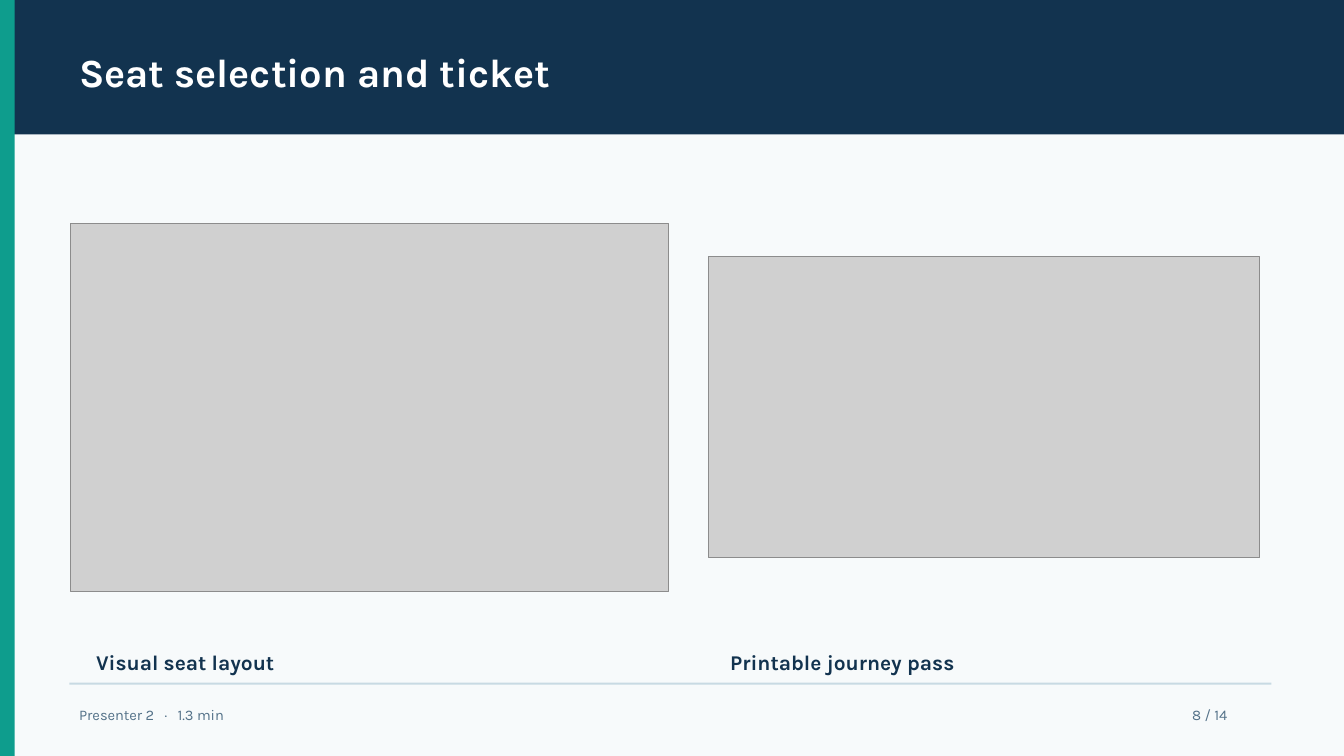
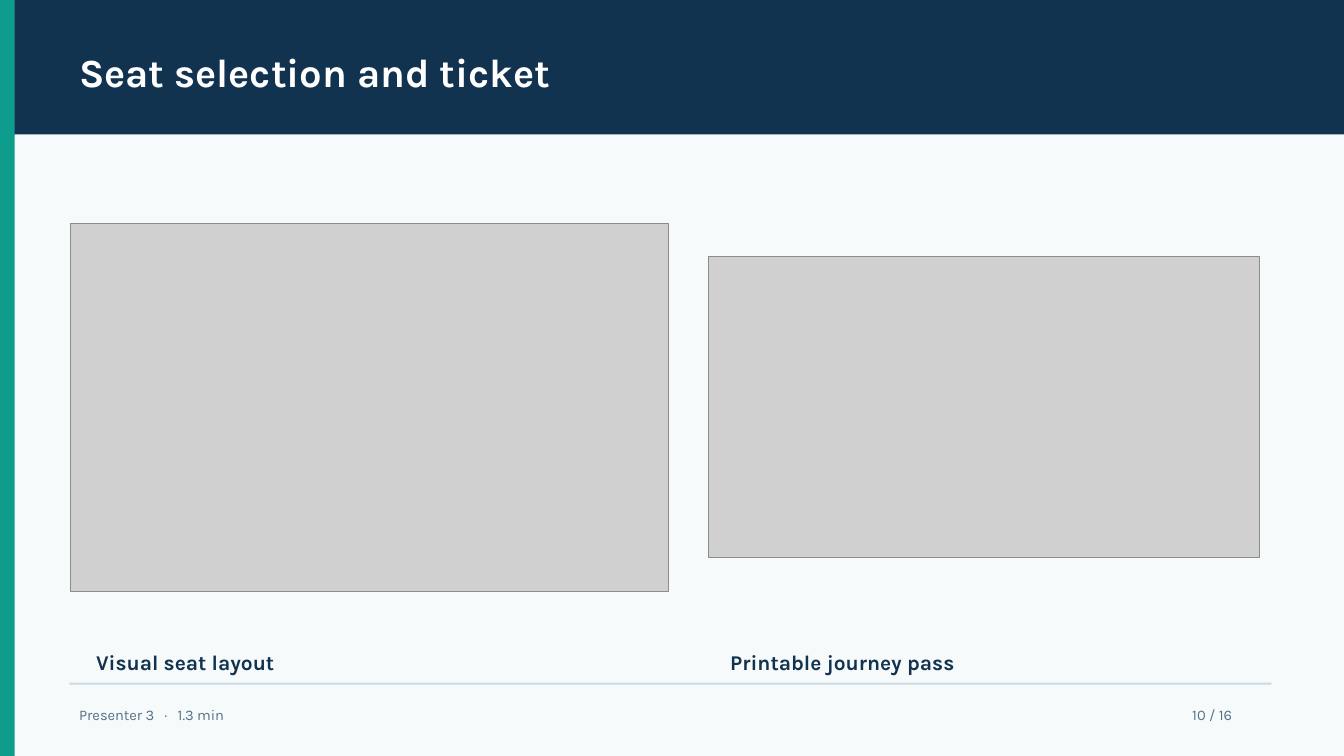
Before and after one commit to karthik-goud227/bus-ticket-booking-system, a slide deck: slide 10 of docs/BusBook_DBMS_Presentation.pptx (slide 8 before the commit). Drawn at 1344x756 pixels with LibreOffice and Linux fonts; fonts in the diff are those of the drawing; grey boxes stand for pictures. Boxes give left, top, right and bottom in pixels: in the first picture for what was removed or moved away, otherwise in the second. Text is boxed around its words. In the diff, an @@ line names an element or a change of style, - is before the commit and + after.

```diff
--- a/docs/BusBook_DBMS_Presentation.pptx
+++ b/docs/BusBook_DBMS_Presentation.pptx
@@ text at bbox=[79, 710, 224, 720]: text changed @@
-Presenter 2 · 1.3 min
+Presenter 3 · 1.3 min
@@ text at bbox=[1192, 710, 1232, 720]: text changed @@
-8 / 14
+10 / 16
```
Also in this commit, not shown: 11 other slides changed, 2 slides added.
